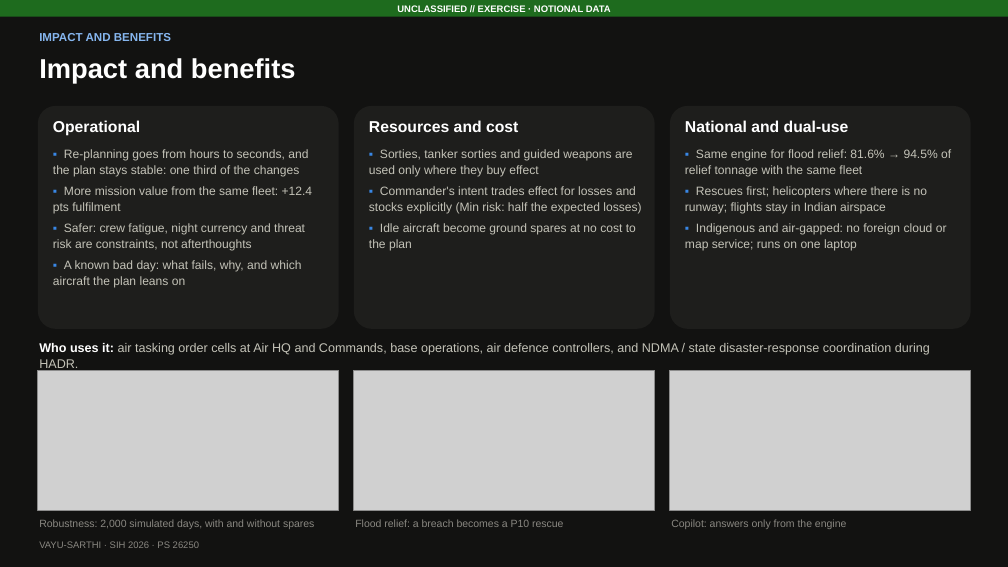
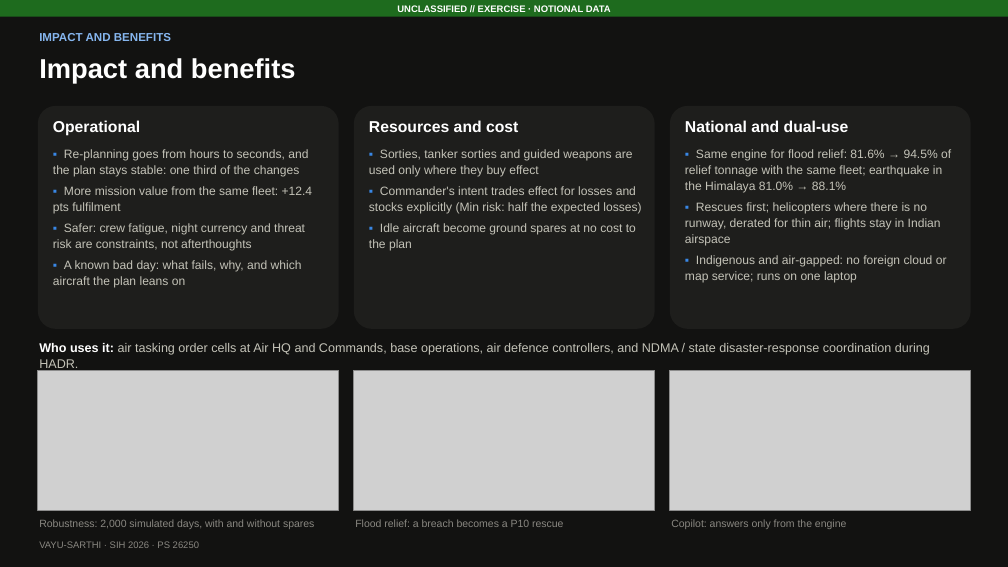
Before and after one commit to DeepakSinghhh/Air-power-Dynamic, a slide deck: slide 5 of docs/VAYU-SARTHI_SIH2026_idea.pptx. Drawn at 1008x567 pixels with LibreOffice and Linux fonts; fonts in the diff are those of the drawing; grey boxes stand for pictures. Boxes give left, top, right and bottom in pixels: in the first picture for what was removed or moved away, otherwise in the second. Text is boxed around its words. In the diff, an @@ line names an element or a change of style, - is before the commit and + after.

```diff
--- a/docs/VAYU-SARTHI_SIH2026_idea.pptx
+++ b/docs/VAYU-SARTHI_SIH2026_idea.pptx
@@ text at (685, 149, 951, 246): text changed @@
-▪ Same engine for flood relief: 81.6% → 94.5% of relief tonnage with the same fleet
-▪ Rescues first; helicopters where there is no runway; flights stay in Indian airspace
+▪ Same engine for flood relief: 81.6% → 94.5% of relief tonnage with the same fleet; earthquake in the Himalaya 81.0% → 88.1%
+▪ Rescues first; helicopters where there is no runway, derated for thin air; flights stay in Indian airspace
```
Also in this commit, not shown: 4 other slides changed, 29 other files.
